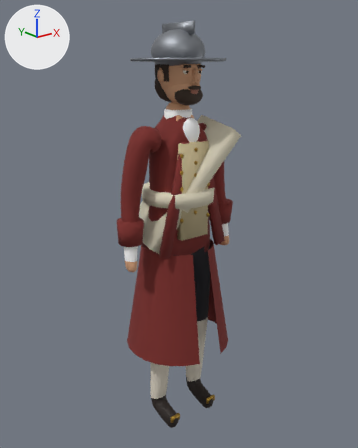
An edit to the glTF model reckoning/models/watchman.glb, drawn before and after from the same camera.
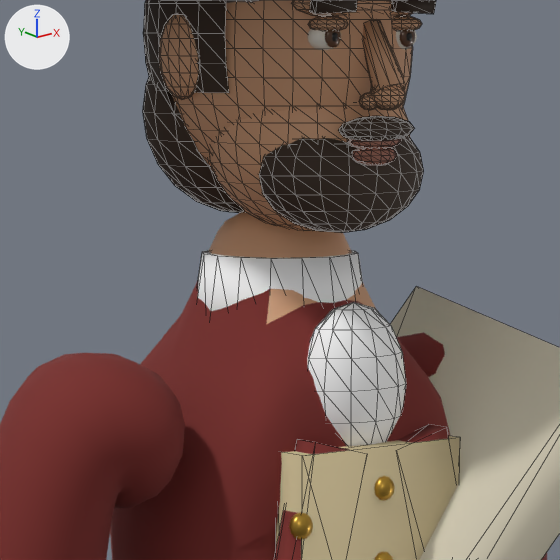
Each version is shown whole from a 50 mm camera at (-1.361, -1.708, 1.685) aimed at (0.019, 0.018, 0.995), then close up on the part from 36% to 63% of the width and 15% to 36% of the height. The lights are fixed; the arrows at upper left show +X, +Y and +Z. The first two pictures are the older version. The close-ups show mesh edges as thin lines. Vertices at exactly the same position are counted once.

In view in the first close-up: 'watchman_body', 'watchman_coat', 'watchman_eyes', 'watchman_hair', 'watchman_linen', 'watchman_metal', 'watchman_sash', 'watchman_skin', 'watchman_vest' and 1 more.
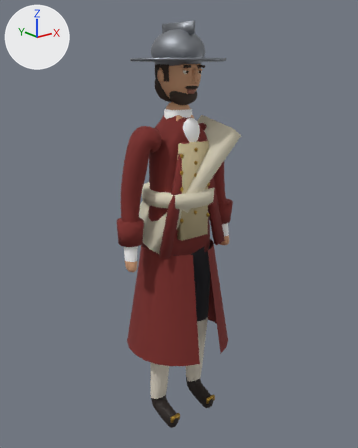
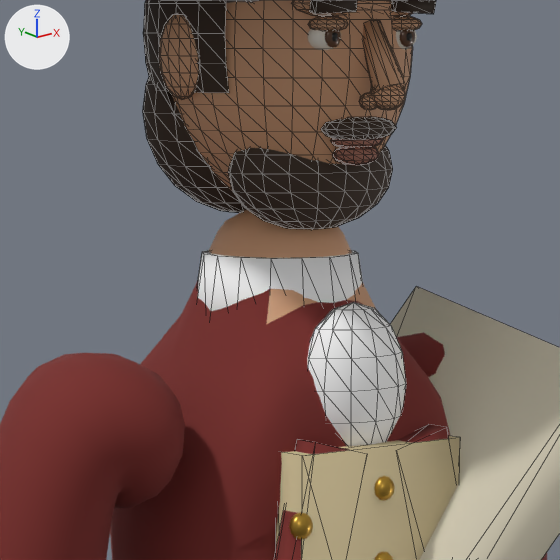
Where the change shows, as pixel boxes [x1, y1, x2, y2] in the close-ups (560 x 560 px; the box of a moved part takes in the faces that stretch with it):
'watchman_skin', reshaped
    before: [159, 0, 422, 231]
    after: [159, 0, 422, 190]
'watchman_hair', reshaped
    before: [143, 0, 436, 233]
    after: [143, 0, 436, 229]
part 1 of me_watchman_hair, moved or reshaped
    before: [259, 136, 424, 233]
    after: [228, 146, 393, 229]
part 2 of me_watchman_hair, moved or reshaped
    before: [338, 116, 414, 141]
    after: [321, 117, 397, 140]
part 3 of me_watchman_skin, moved or reshaped
    before: [348, 139, 401, 149]
    after: [330, 138, 384, 148]
part 4 of me_watchman_skin, moved or reshaped
    before: [352, 148, 397, 166]
    after: [332, 147, 380, 165]
part 5 of me_watchman_skin, deleted (brown)
    before: [210, 106, 410, 231]

What the commit changed:
me_watchman_hair is used by ob_watchman_hair; location (0.0, 0.0, 0.0).
me_watchman_hair had 823 vertices, 1576 faces and spanned x -0.094..0.094, y -0.12..0.107, z 1.538..1.791.
me_watchman_hair now has 823 vertices, 1576 faces and spans x -0.094..0.094, y -0.109..0.107, z 1.538..1.791.
me_watchman_hair part 1: the loose piece of 164 vertices spanning x -0.069..0.069, y -0.111..-0.031, z 1.538..1.622 is moved by (0.0, 0.034, 0.0).
me_watchman_hair part 2: the loose piece of 72 vertices spanning x -0.033..0.033, y -0.12..-0.098, z 1.602..1.62 is moved by (0.0, 0.019, 0.0).
me_watchman_skin is used by ob_watchman_skin; location (0.0, 0.0, 0.0).
me_watchman_skin had 1510 vertices, 2968 faces and spanned x -0.101..0.101, y -0.133..0.095, z 1.537..1.777.
me_watchman_skin now has 1222 vertices, 2396 faces and spans x -0.101..0.101, y -0.133..0.095, z 1.553..1.777.
me_watchman_skin part 3: the loose piece of 72 vertices spanning x -0.023..0.023, y -0.115..-0.099, z 1.596..1.609 is moved by (0.0, 0.019, 0.0).
me_watchman_skin part 4: the loose piece of 72 vertices spanning x -0.02..0.02, y -0.115..-0.097, z 1.585..1.6 is moved by (0.0, 0.019, 0.0).
me_watchman_skin part 5: the loose piece of 288 vertices spanning x -0.074..0.074, y -0.105..0.039, z 1.537..1.665 is deleted.
